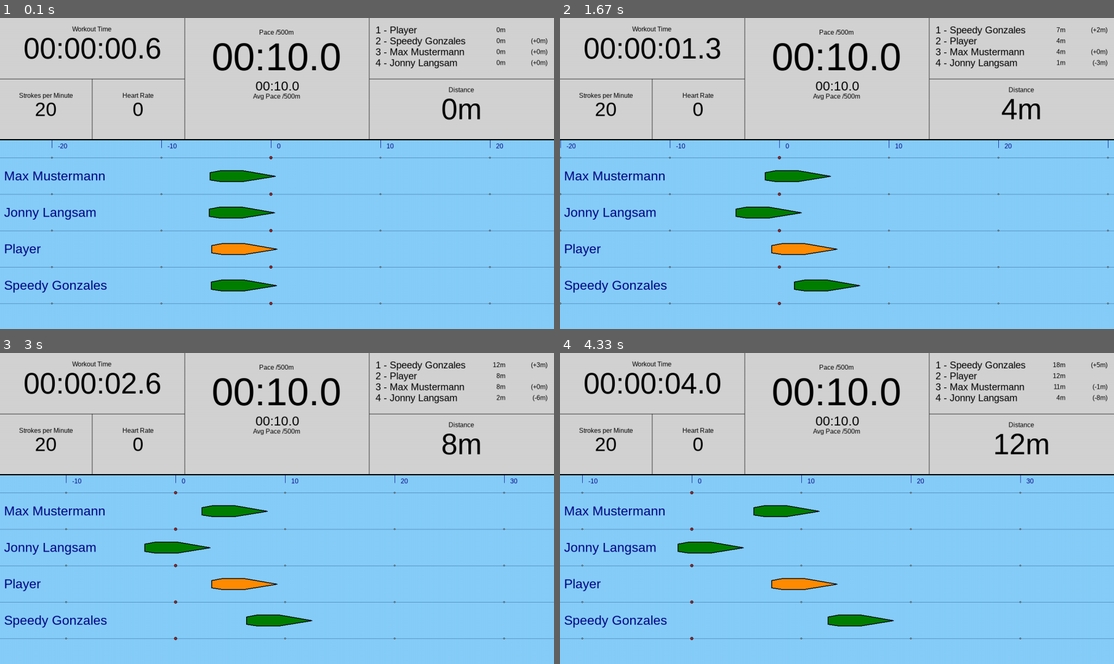
Above: before the commit, frames 1-4 (two rows, left to right).
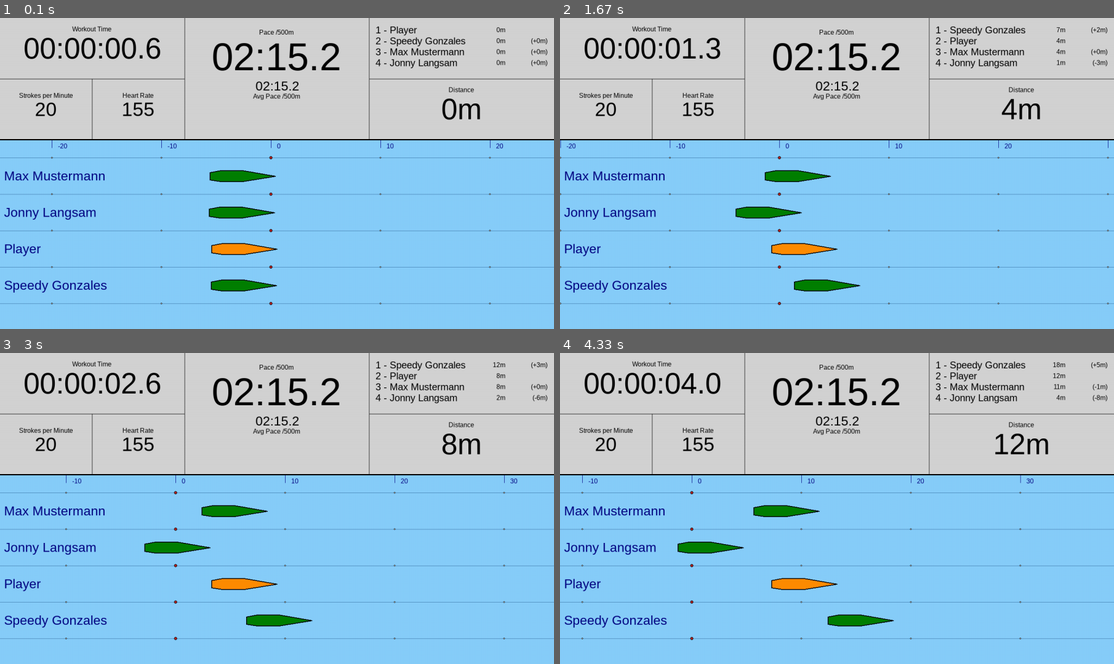
Above: after the commit, the same moments.

Repository: monsdar/dynrow
Game: pygame game, started from DynRow.py
Two runs of this game, one before a commit and one after it. Both use one fixed random seed, a clock stepped at 60 frames per second and the inputs below. The source is Python 2; it was converted automatically to run under Python 3.
Inputs:
- Up to frame 1 (0.1 s): no input
- Up to frame 2 (1.67 s): no input
- Up to frame 3 (3 s): no input
- Up to frame 4 (4.33 s): no input

The runs differ from the first frame. In frame 1, 0.6% of the frame differs, in the area x 22-62%, y 7-32%; in frame 2, 0.6%; in frame 3, 0.6%; in frame 4, 0.6%.

Commit message:
Changed: Attributes now have a slightly more realistic initial value

Diff:
--- a/BoatConcept2.py
+++ b/BoatConcept2.py
@@ -12,11 +12,11 @@
         Boat.__init__(self, name, distance)
         self.erg = None
         self.spm = 20       #Strokes per Minute
-        self.pace = 10      #pace in seconds (2:15.0 equals 135.0)
+        self.pace = 135.2   #pace in seconds (2:15.0 equals 135.0)
         self.calhr = 10     #TODO: What format does the ergo return?
         self.power = 150    #Power in Watts
         self.calories = 0   #Calories burned away
-        self.heartrate = 0  #Heartrate
+        self.heartrate = 155#Heartrate
 
     def initialize(self):
         try:
